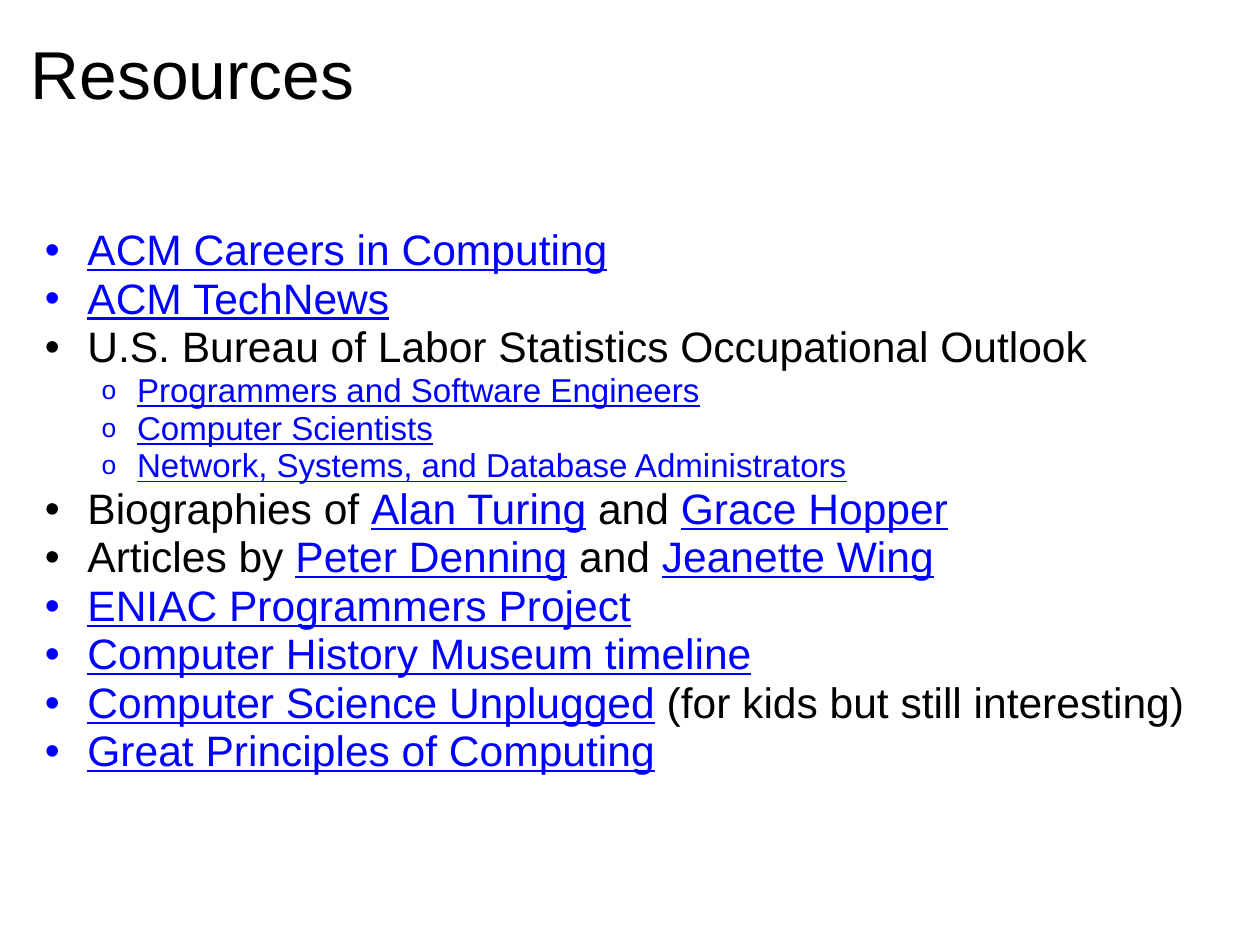
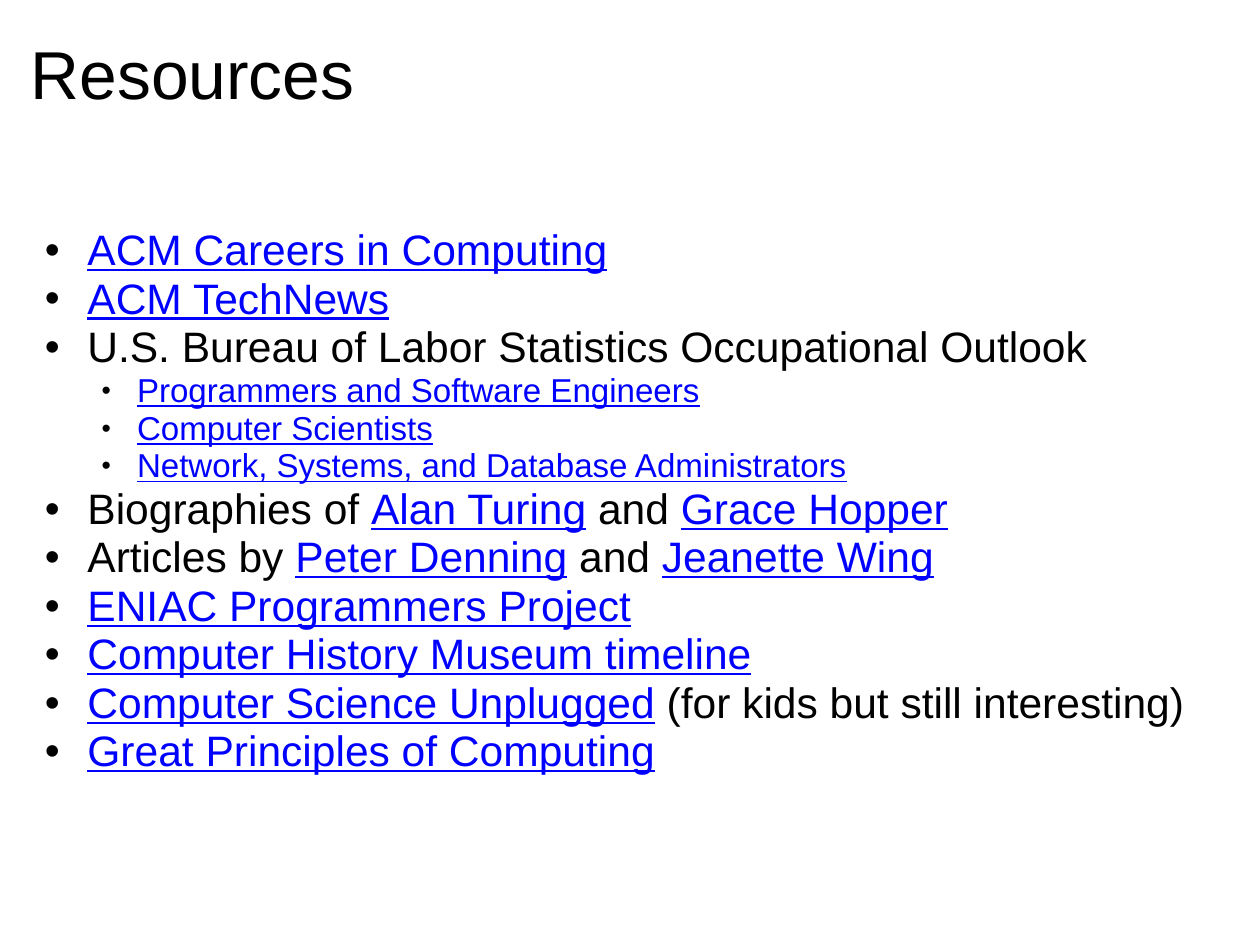
Before and after one commit to dondi/javascript-book, a slide deck: slide 14 of presentations/Chapter_1_Presentation.ppt. Drawn at 1260x945 pixels with LibreOffice and Linux fonts; fonts in the diff are those of the drawing; background and template pictures are left out. Boxes give left, top, right and bottom in pixels: in the first picture for what was removed or moved away, otherwise in the second. Text is boxed around its words. In the diff, an @@ line names an element or a change of style, - is before the commit and + after.

```diff
--- a/presentations/Chapter_1_Presentation.ppt
+++ b/presentations/Chapter_1_Presentation.ppt
@@ text at [87,234,1184,774]: bullet colour #0000FF to #000000; bullet o to • @@
```
Also in this commit, not shown: 6 other slides changed.
